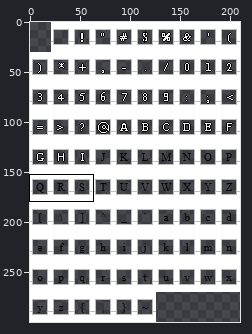
Edited in one commit: pixel-art file (assets/sprites/UI/Font/Simpletun-template.aseprite). The picture above shows the old version from afar; the outline marks the close-up.
Close-up. As it was:
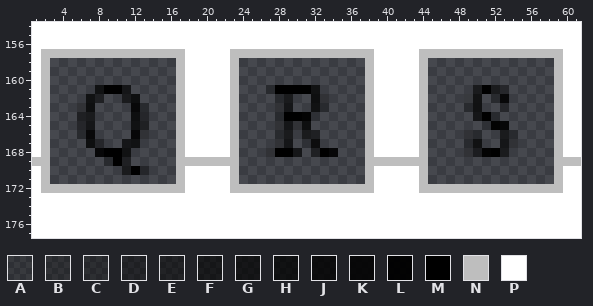
210x300 pixels, 1 frame. Pixels under 10% opacity are left out. Colours within 5 levels of each other are drawn and written as one. Shown: x 1..61, y 154..177. The commit also changed other parts of the picture, which this record leaves out.
Visible layers, top first: "Font", "prefill", "grid".
Palette (. is transparent): A #00000033  B #0000004d  C #0000005a  D #00000077  E #00000084  F #000000a1  G #000000b0  H #000000c0  J #000000d0  K #000000e1  L #000000f5  M #000000  N #bebebe  P #ffffff
Pixels before, first column x 1:
154 PPPPPPPPPPPPPPPPPPPPPPPPPPPPPPPPPPPPPPPPPPPPPPPPPPPPPPPPPPPPP
155 PPPPPPPPPPPPPPPPPPPPPPPPPPPPPPPPPPPPPPPPPPPPPPPPPPPPPPPPPPPPP
156 PPPPPPPPPPPPPPPPPPPPPPPPPPPPPPPPPPPPPPPPPPPPPPPPPPPPPPPPPPPPP
157 PNNNNNNNNNNNNNNNNPPPPPNNNNNNNNNNNNNNNNPPPPPNNNNNNNNNNNNNNNNPP
158 PN..............NPPPPPN..............NPPPPPN..............NPP
159 PN..............NPPPPPN..............NPPPPPN..............NPP
160 PN..............NPPPPPN..............NPPPPPN..............NPP
161 PN.....HMMF.....NPPPPPN...BMMMMH.....NPPPPPN.....FMFC.....NPP
162 PN....HD..FH....NPPPPPN....BF..HB....NPPPPPN....AG.BK.....NPP
163 PN...BH....KB...NPPPPPN....BF..HB....NPPPPPN....BH..C.....NPP
164 PN...DF....HD...NPPPPPN....BMMLA.....NPPPPPN.....FMB......NPP
165 PN...DF....HD...NPPPPPN....BFBH......NPPPPPN......ALK.....NPP
166 PN...BK....KB...NPPPPPN....BF.FD.....NPPPPPN....BB..FB....NPP
167 PN....HD..FH....NPPPPPN....BF.AJ.....NPPPPPN....BH..FB....NPP
168 PN.....KMMH.....NPPPPPN...BMMF.DMK...NPPPPPN....BELMF.....NPP
169 NN......BMD.....NNNNNNN..............NNNNNNN..............NNN
170 PN........FMD...NPPPPPN..............NPPPPPN..............NPP
171 PN..............NPPPPPN..............NPPPPPN..............NPP
172 PNNNNNNNNNNNNNNNNPPPPPNNNNNNNNNNNNNNNNPPPPPNNNNNNNNNNNNNNNNPP
173 PPPPPPPPPPPPPPPPPPPPPPPPPPPPPPPPPPPPPPPPPPPPPPPPPPPPPPPPPPPPP
174 PPPPPPPPPPPPPPPPPPPPPPPPPPPPPPPPPPPPPPPPPPPPPPPPPPPPPPPPPPPPP
175 PPPPPPPPPPPPPPPPPPPPPPPPPPPPPPPPPPPPPPPPPPPPPPPPPPPPPPPPPPPPP
176 PPPPPPPPPPPPPPPPPPPPPPPPPPPPPPPPPPPPPPPPPPPPPPPPPPPPPPPPPPPPP
177 PPPPPPPPPPPPPPPPPPPPPPPPPPPPPPPPPPPPPPPPPPPPPPPPPPPPPPPPPPPPP
New version:
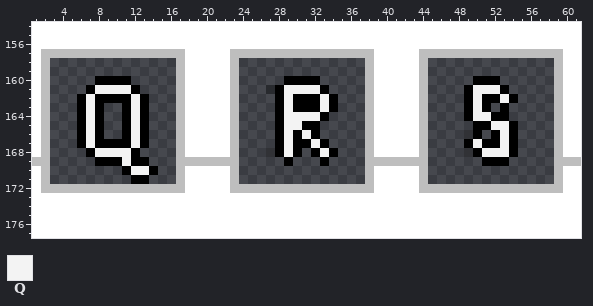
Colours new in this view: Q #f3f3f3
What changed:
Layer "Font":
Colour M is added in row 160 at x 8 to 11, 29 to 32 and 50 to 52; in row 161 at x 7, 12, 33 and 49; in row 162 at x 6, 9 to 10, 13, 30 to 31, 34, 51 and 54; in row 163 at x 8, 11, 30 to 31, 34 and 51; in row 164 at x 8, 11, 33, 49 and 53; in row 165 at x 8, 11, 32, 50 and 54.
Colour M is added in row 166 at x 8, 11, 30 and 52; in row 167 at x 6, 9 to 10, 13, 30, 33 and 51 to 52; in row 168 at x 7, 12 and 54; in row 169 at x 8, 12 to 13, 29, 33 and 51 to 53; in row 170 at x 14; in row 171 at x 12 to 13.
Colour M replaces colour A in row 162 at x 49; in row 165 at x 51; in row 167 at x 31.
Colour M replaces colour B in row 162 at x 28 and 52; in row 163 at x 6, 13, 28 and 49; in row 164 at x 28 and 52; in row 165 at x 28; in row 166 at x 6, 13, 28, 50 and 54; in row 167 at x 28, 49 and 54.
Colour M replaces colour B in row 169 at x 9.
Colour M replaces colour C in row 161 at x 53; in row 163 at x 53.
Colour M replaces colour D in row 162 at x 8; in rows 164 to 165 at x 6 and 13; in row 166 at x 32; in row 167 at x 8; in row 168 at x 32.
Colour M replaces colour E in row 168 at x 50.
Colour M replaces colour F in row 162 at x 11; in row 167 at x 11; in row 168 at x 30; in row 170 at x 11.
Colour M replaces colour H in rows 162 to 163 at x 32; in row 165 at x 31.
Colour M replaces colour K in row 168 at x 34.
Colour Q replaces colour A in row 164 at x 32.
Colour Q replaces colour B in rows 162 to 163 at x 33; in row 165 at x 30.
Colour Q replaces colour D in row 169 at x 11; in row 170 at x 13.
Colour Q replaces colour F in row 161 at x 11, 50 and 52; in rows 162 to 163 at x 29; in row 164 at x 7 and 50; in row 165 at x 7 and 29; in row 166 at x 29, 31 and 53; in row 167 at x 29 and 53.
Colour Q replaces colour F in row 168 at x 53.
Colour Q replaces colour G in row 162 at x 50.
Colour Q replaces colour H in row 161 at x 8 and 32; in row 162 at x 7 and 12; in row 163 at x 7 and 50; in rows 164 to 165 at x 12; in row 167 at x 7, 12 and 50; in row 168 at x 11.
Colour Q replaces colour J in row 167 at x 32.
Colour Q replaces colour K in row 162 at x 53; in row 163 at x 12; in row 165 at x 53; in row 166 at x 7 and 12; in row 168 at x 8.
Colour Q replaces colour L in row 164 at x 31; in row 165 at x 52; in row 168 at x 51.
Colour Q replaces colour M in row 161 at x 9 to 10, 29 to 31 and 51; in row 164 at x 29 to 30 and 51; in row 168 at x 9 to 10, 29, 33 and 52; in row 170 at x 12.
